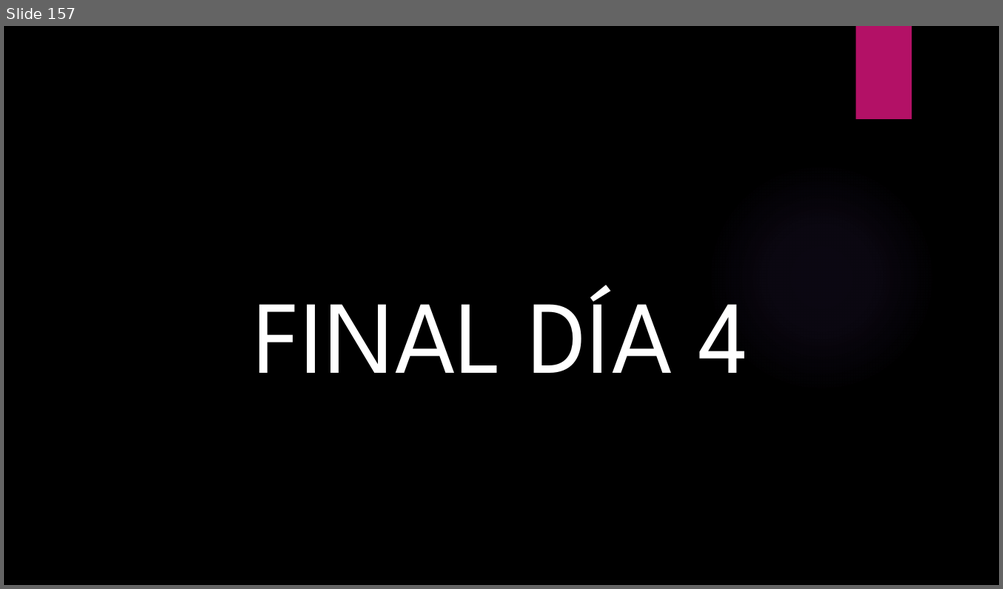
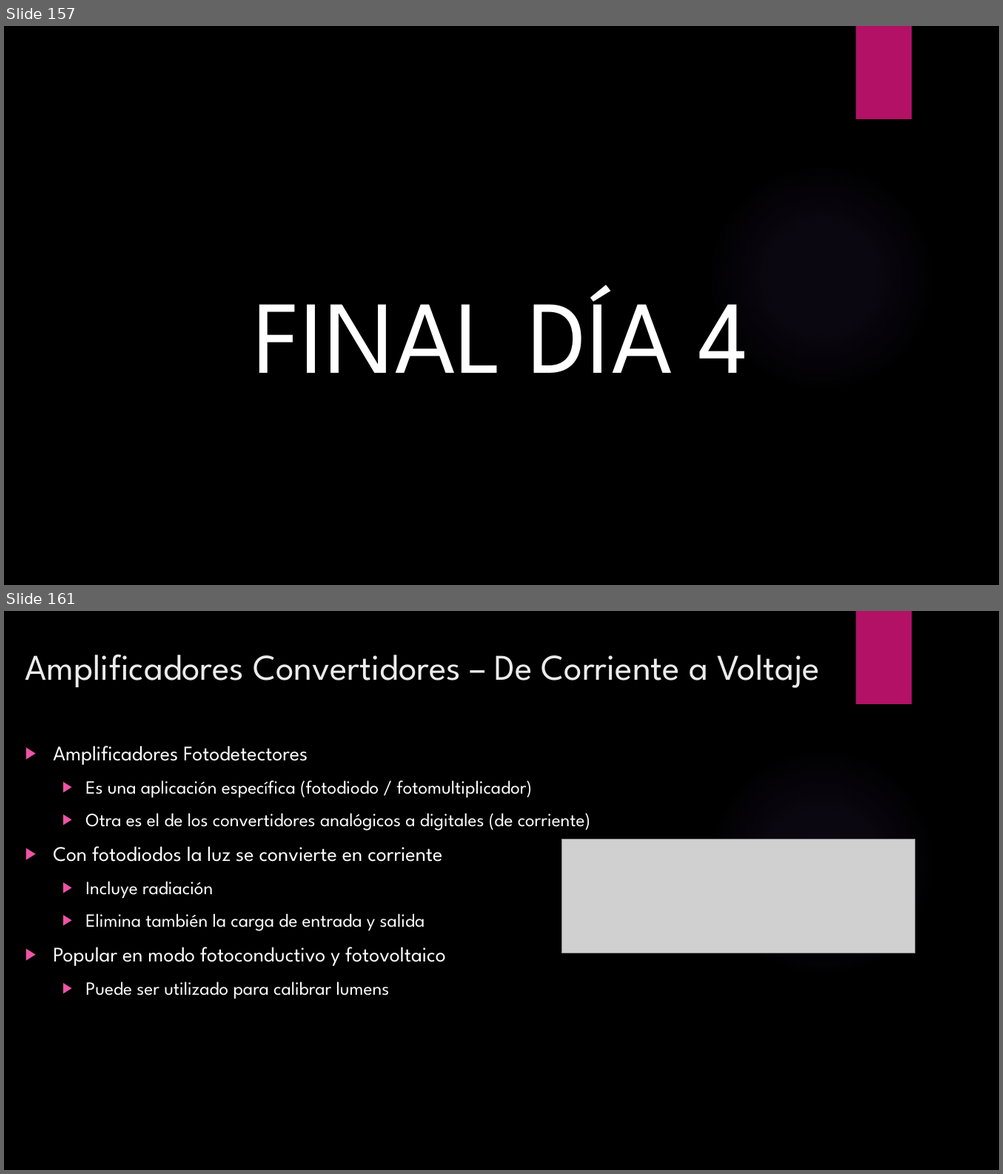
Before and after one commit to ulatinaedupa/ElectronicsII, a slide deck: Presentación/Electronica II.pptx. Shown one above the other, each under a label of ours: slide 157 before the commit, slides 157 and 161 after it; the slides between them are not shown. The pictures are 1003x589 and 1003x1174 pixels, drawn with LibreOffice and Linux fonts; fonts in the diff are those of the drawing; grey boxes stand for pictures; background and template pictures are left out. Boxes give left, top, right and bottom in pixels: in the first picture for what was removed or moved away, otherwise in the second. Text is boxed around its words. In the diff, an @@ line names an element or a change of style, - is before the commit and + after.

```diff
--- a/Presentación/Electronica II.pptx
+++ b/Presentación/Electronica II.pptx
@@ slide 161 added at box(4, 611, 999, 1170), background picture (left out); not listed: 2 template elements that a slide beside it also shows @@
@@ title added at box(25, 654, 819, 688), 35 pt, text #EBEBEB @@
+Amplificadores Convertidores – De Corriente a Voltaje
@@ text added at box(53, 746, 590, 999), 18 pt, text #FFFFFF @@
+▶ Amplificadores Fotodetectores
+  ▶ Es una aplicación específica (fotodiodo / fotomultiplicador)
+  ▶ Otra es el de los convertidores analógicos a digitales (de corriente)
+▶ Con fotodiodos la luz se convierte en corriente
+  ▶ Incluye radiación
+  ▶ Elimina también la carga de entrada y salida
+▶ Popular en modo fotoconductivo y fotovoltaico
+  ▶ Puede ser utilizado para calibrar lumens
@@ picture added at box(561, 840, 915, 954) @@
```
Also in this commit, not shown: 23 other slides added, 2 other files.
